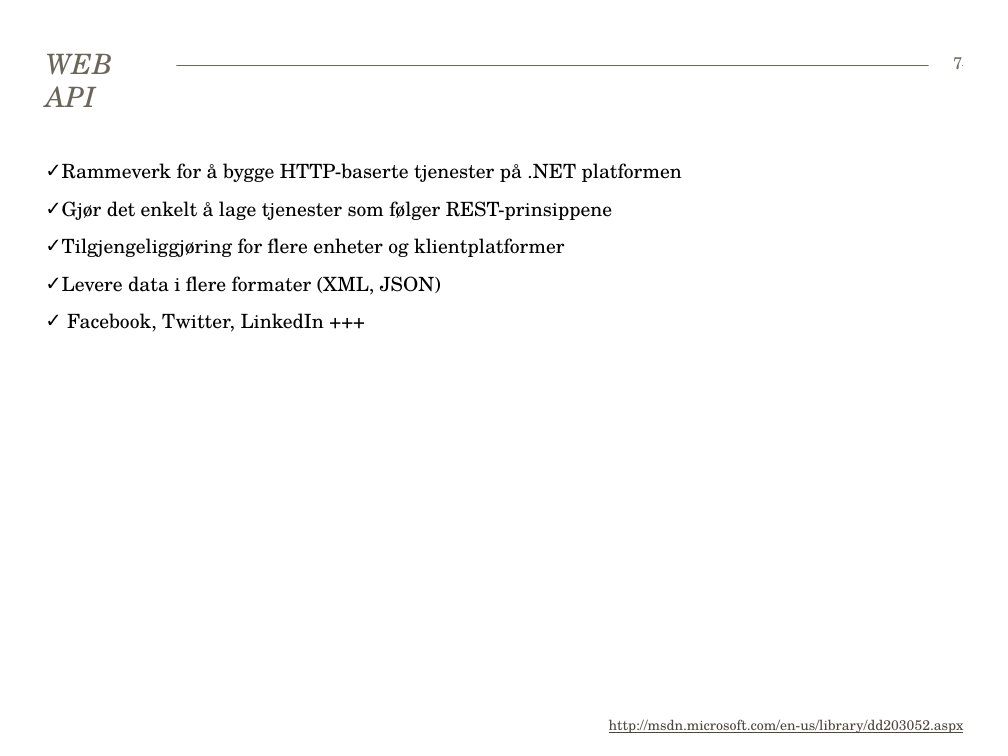
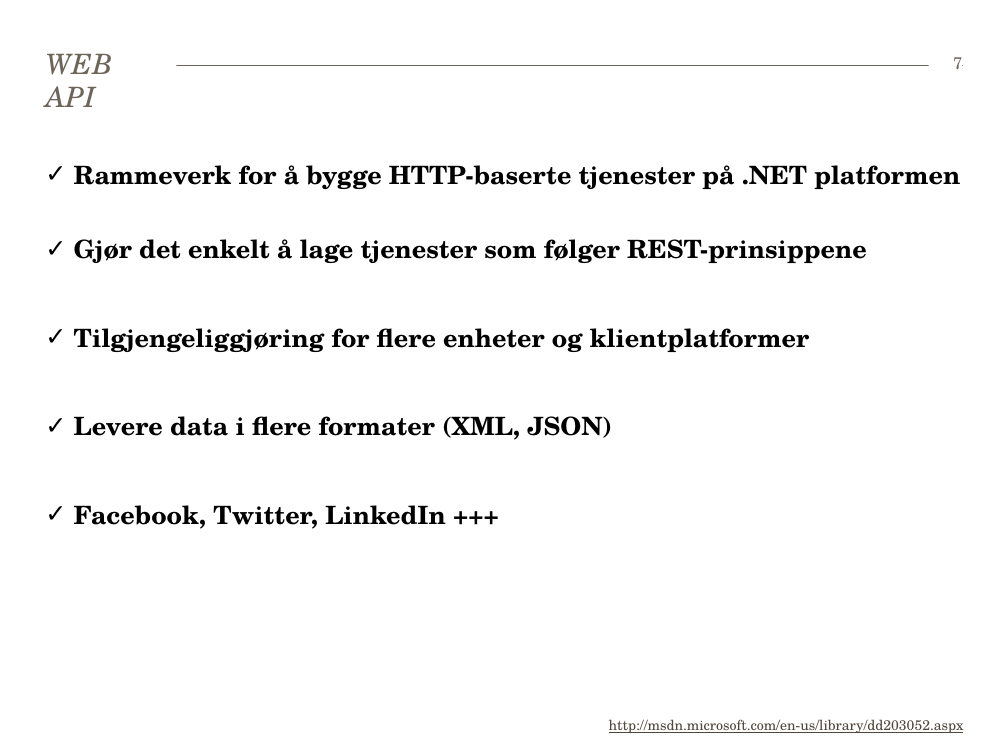
Before and after one commit to bekk/dotnetkurs, a slide deck: slide 7 of webapi/WebAPI.pptx. Drawn at 1008x756 pixels with LibreOffice and Linux fonts; fonts in the diff are those of the drawing. Boxes give left, top, right and bottom in pixels: in the first picture for what was removed or moved away, otherwise in the second. Text is boxed around its words. In the diff, an @@ line names an element or a change of style, - is before the commit and + after.

```diff
--- a/webapi/WebAPI.pptx
+++ b/webapi/WebAPI.pptx
@@ text "Rammeverk for å bygge HTTP-baserte ..." at (74,165,960,529): size 14 to 18 pt, bold on @@
```
Also in this commit, not shown: 13 other slides changed, 16 other files.
